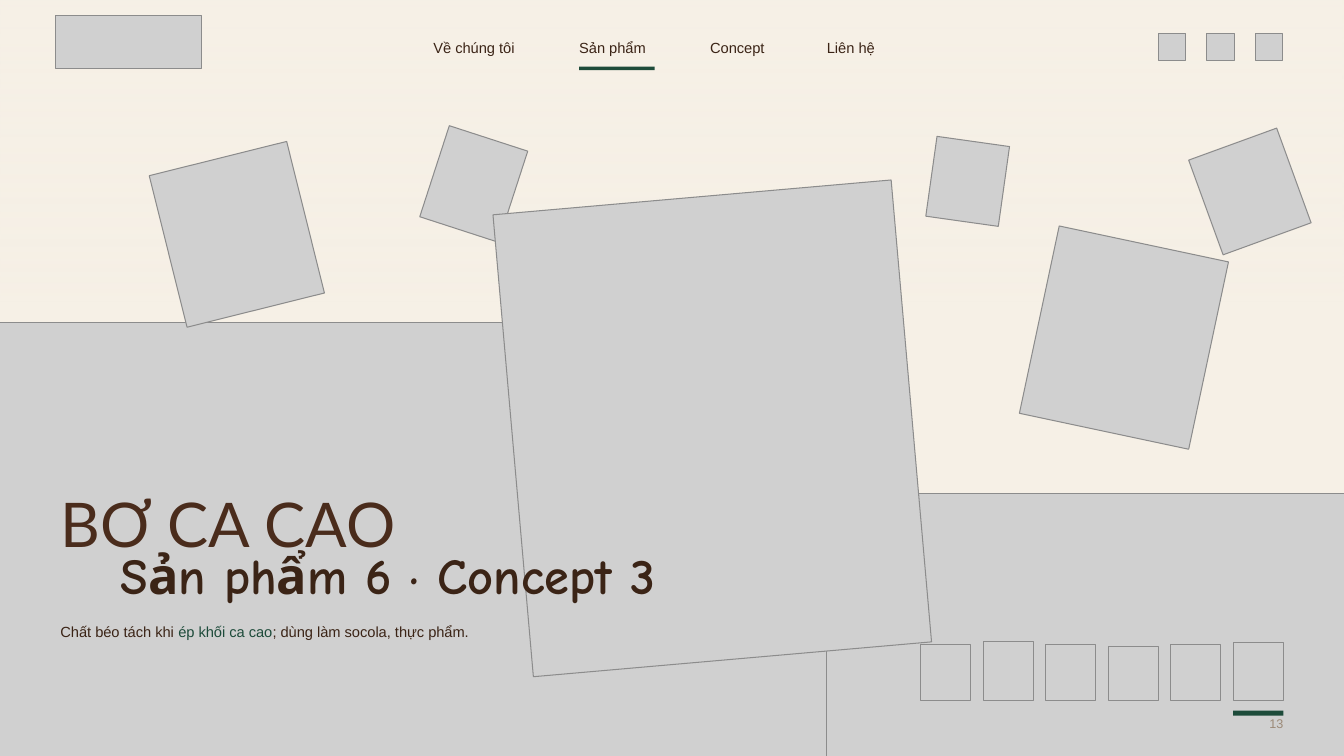
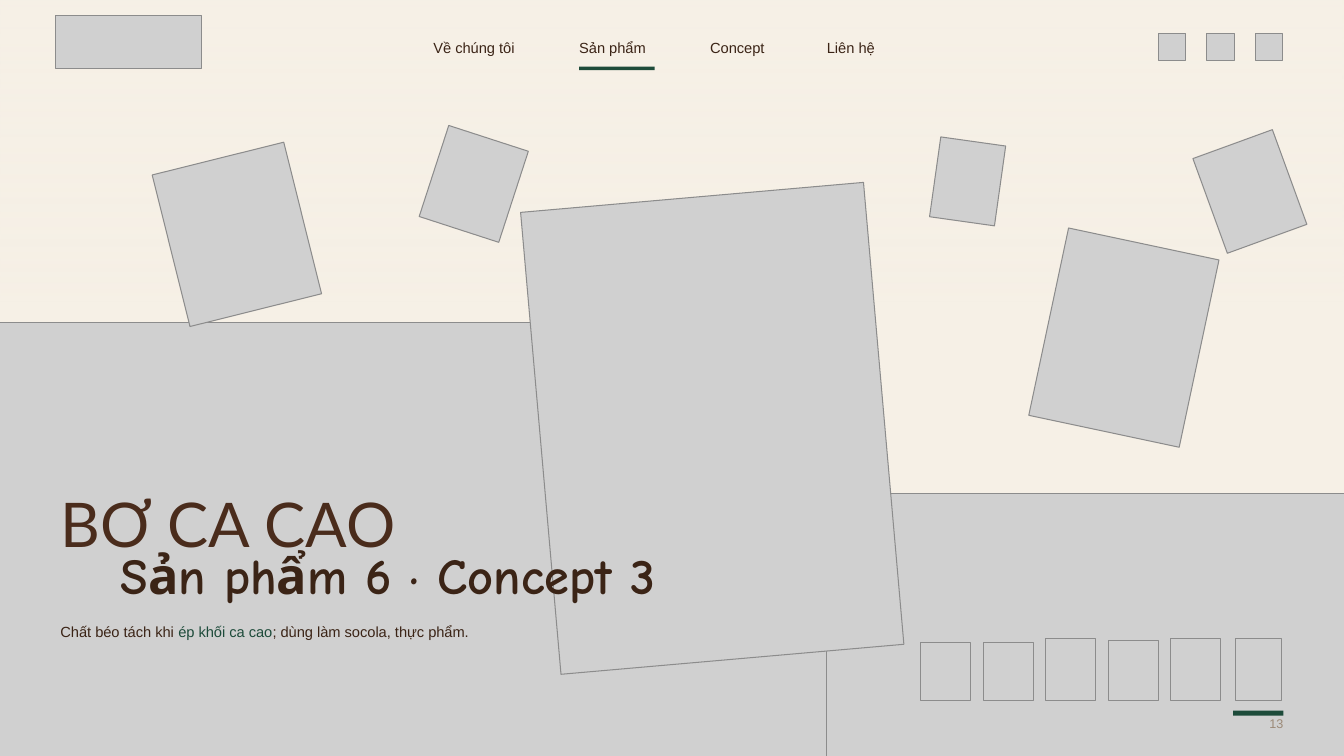
Before and after one commit to dakojsc-maker/ATL--DAKO, a slide deck: slide 13 of heragrain-cacao/1-concept-san-pham/Heragrain-Cacao_5-concept-san-pham.pptx. Drawn at 1344x756 pixels with LibreOffice and Linux fonts; fonts in the diff are those of the drawing; grey boxes stand for pictures; background and template pictures are left out. Boxes give left, top, right and bottom in pixels: in the first picture for what was removed or moved away, otherwise in the second. Text is boxed around its words. In the diff, an @@ line names an element or a change of style, - is before the commit and + after.

```diff
--- a/heragrain-cacao/1-concept-san-pham/Heragrain-Cacao_5-concept-san-pham.pptx
+++ b/heragrain-cacao/1-concept-san-pham/Heragrain-Cacao_5-concept-san-pham.pptx
@@ picture: place and size @@
-picture at (926, 136, 1010, 227)
+picture at (929, 137, 1005, 226)
@@ picture: place and size @@
-picture at (1189, 128, 1312, 255)
+picture at (1193, 130, 1307, 253)
@@ picture: place and size @@
-picture at (493, 180, 932, 677)
+picture at (521, 183, 904, 675)
@@ picture: place and size @@
-picture at (1019, 226, 1229, 449)
+picture at (1029, 228, 1220, 447)
@@ picture: place and size @@
-picture at (1046, 645, 1096, 701)
+picture at (1046, 638, 1096, 701)
@@ picture: place and size @@
-picture at (1108, 646, 1158, 701)
+picture at (1108, 640, 1158, 701)
@@ picture: place and size @@
-picture at (1171, 644, 1221, 701)
+picture at (1172, 638, 1221, 701)
@@ picture: place and size @@
-picture at (1233, 642, 1284, 701)
+picture at (1235, 638, 1281, 701)
```
Also in this commit, not shown: 17 other slides changed, 10 other files.
